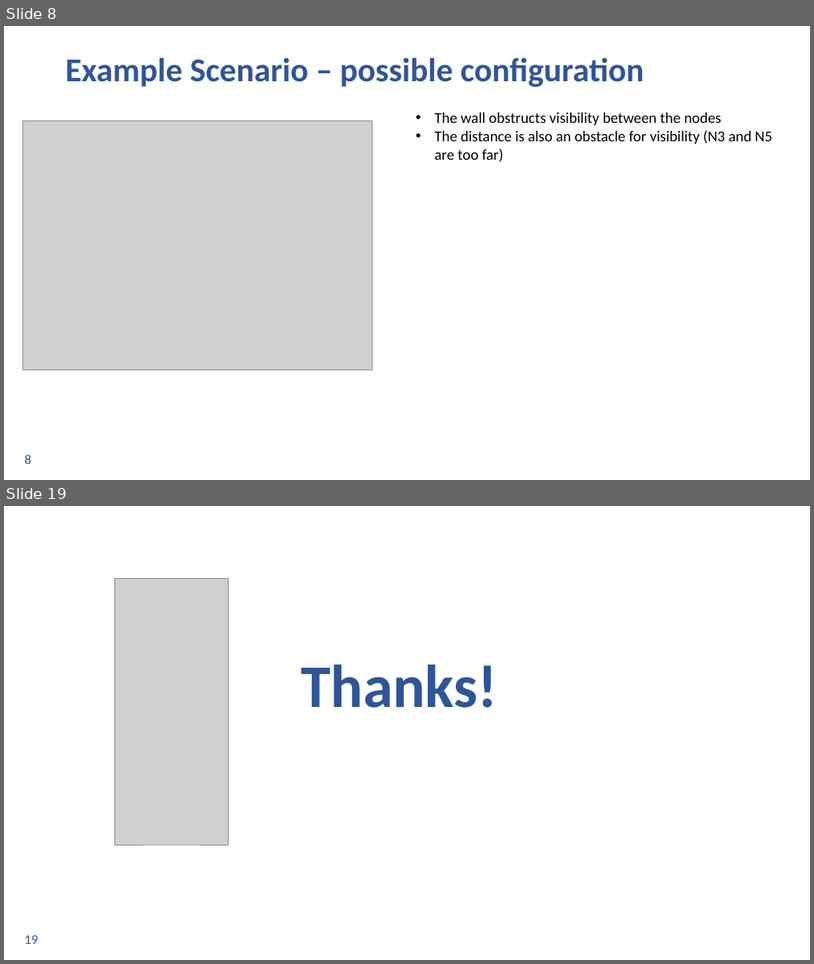
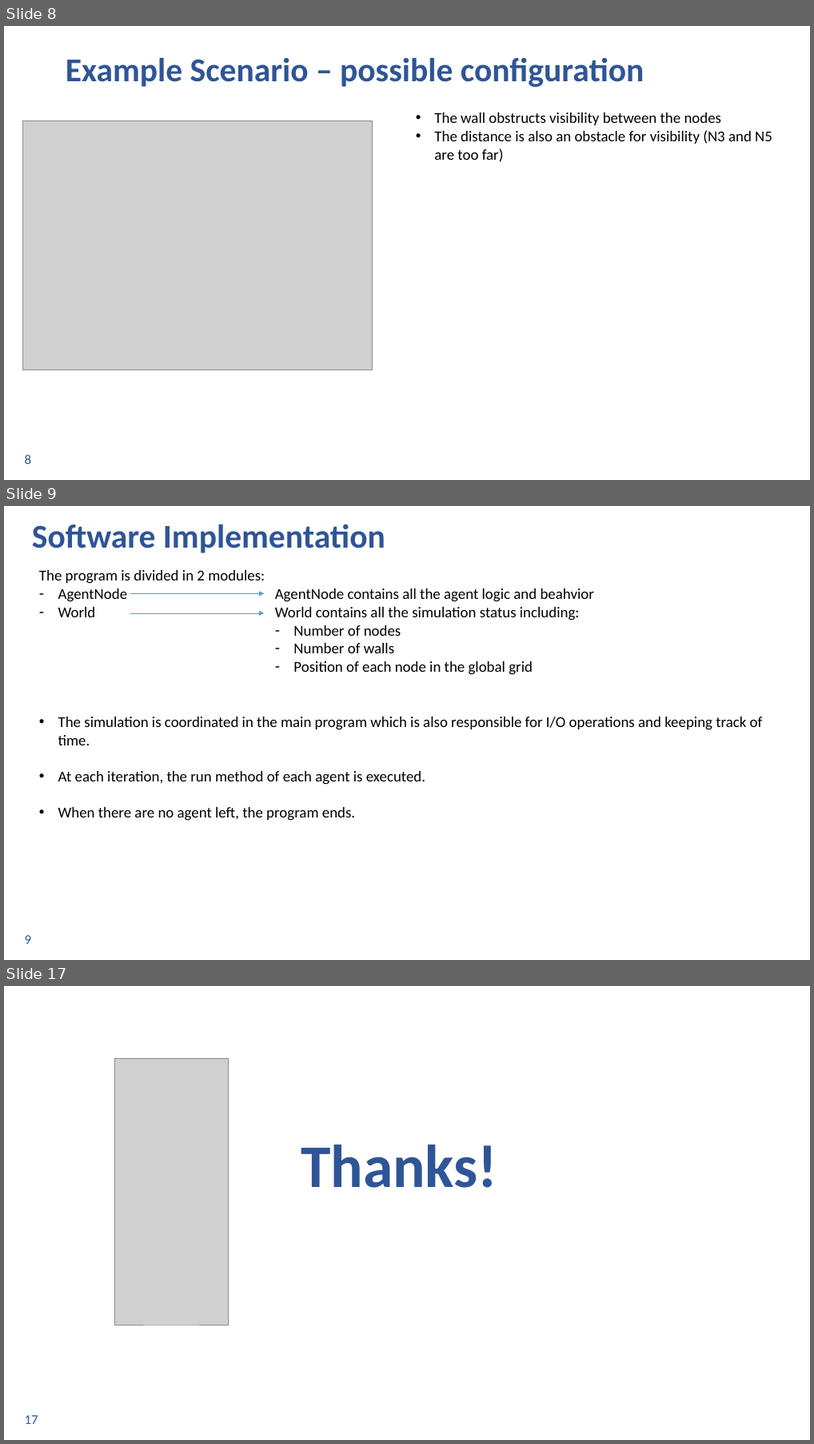
Before and after one commit to ingframin/SmartWirelessSimulator, a slide deck: Documentation/Presentation/Final.pptx. Shown one above the other, each under a label of ours: slides 8 and 19 before the commit, slides 8, 9 and 17 after it; the slides between them are not shown. The pictures are 814x964 and 814x1444 pixels, drawn with LibreOffice and Linux fonts; fonts in the diff are those of the drawing; grey boxes stand for pictures; background and template pictures are left out. Boxes give left, top, right and bottom in pixels: in the first picture for what was removed or moved away, otherwise in the second. Text is boxed around its words. In the diff, an @@ line names an element or a change of style, - is before the commit and + after.

```diff
--- a/Documentation/Presentation/Final.pptx
+++ b/Documentation/Presentation/Final.pptx
@@ slide 9 added at [4, 506, 810, 960], background #FFFFFF; not listed: 1 template element that a slide beside it also shows @@
@@ title added at [32, 524, 386, 553], 39.6 pt, text #2F5597, bold @@
+Software Implementation
@@ text added at [39, 570, 265, 617], 18 pt, text #000000 @@
+The program is divided in 2 modules:
+– AgentNode
+– World
@@ arrow added from (130, 594) to (264, 594), #5B9BD5 0.5 pt @@
@@ text added at [275, 588, 594, 602], 18 pt, text #000000 @@
+AgentNode contains all the agent logic and beahvior
@@ arrow added from (130, 613) to (264, 613), #5B9BD5 0.5 pt @@
@@ text added at [275, 607, 580, 675], 18 pt, text #000000 @@
+World contains all the simulation status including:
+– Number of nodes
+– Number of walls
+– Position of each node in the global grid
@@ text added at [58, 716, 763, 820], 18 pt, text #000000 @@
+• The simulation is coordinated in the main program which is also responsible for I/O operations and keeping track of time.
+• At each iteration, the run method of each agent is executed.
+• When there are no agent left, the program ends.
@@ what was slide 19 is now slide 17 @@
@@ page number at [25, 1415, 38, 1424]: text changed @@
-19
+17
```
Also in this commit, not shown: 8 slides changed, 4 other slides added, 7 slides removed.
